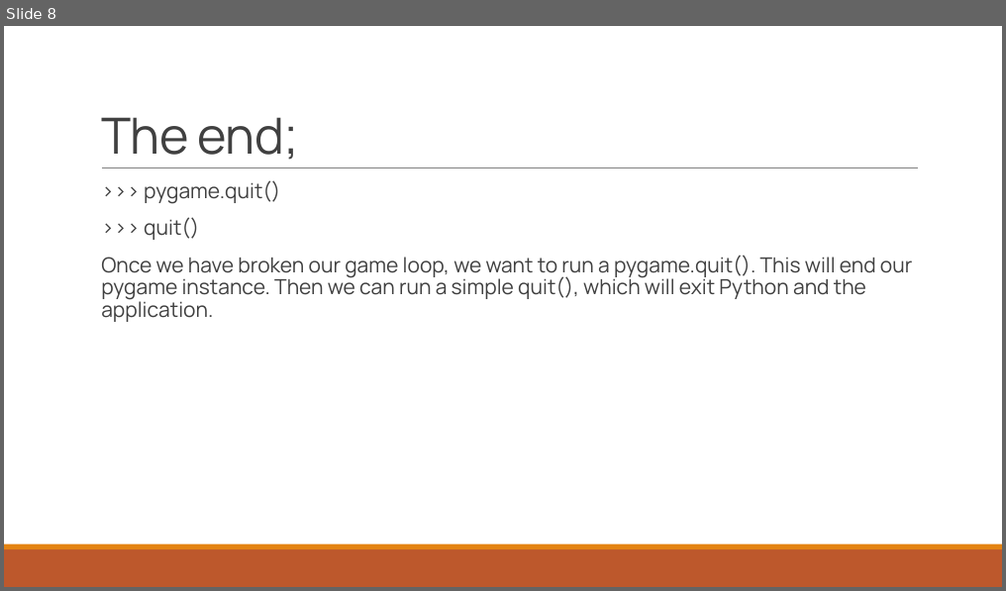
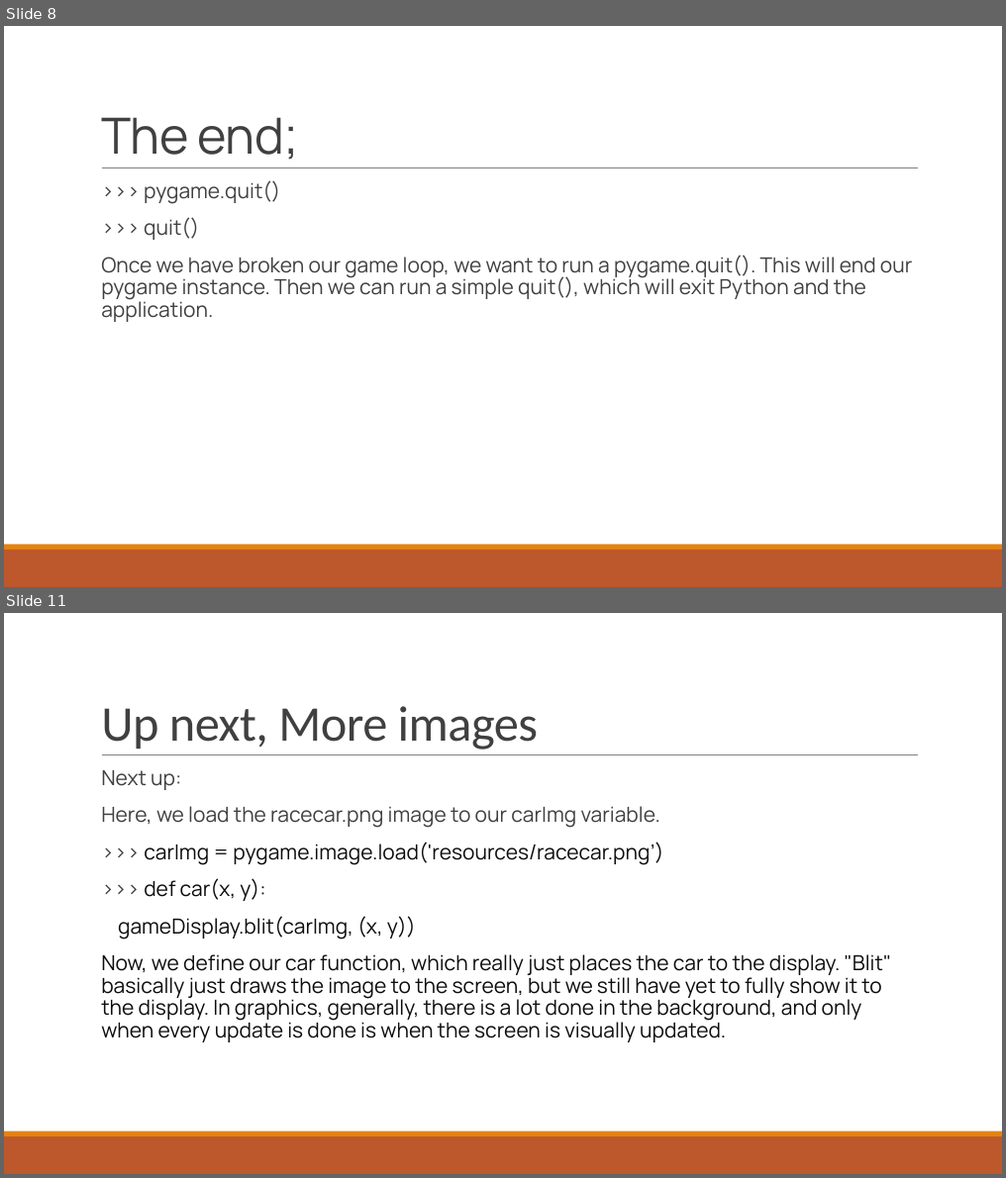
Before and after one commit to Digikids/PYGAMES-SERIES, a slide deck: Notes.pptx. Shown one above the other, each under a label of ours: slide 8 before the commit, slides 8 and 11 after it; the slides between them are not shown. The pictures are 1006x591 and 1006x1178 pixels, drawn with LibreOffice and Linux fonts; fonts in the diff are those of the drawing. Boxes give left, top, right and bottom in pixels: in the first picture for what was removed or moved away, otherwise in the second. Text is boxed around its words. In the diff, an @@ line names an element or a change of style, - is before the commit and + after.

```diff
--- a/Notes.pptx
+++ b/Notes.pptx
@@ slide 11 added at box(4, 613, 1002, 1174), background #FFFFFF; not listed: 3 template elements that a slide beside it also shows @@
@@ title added at box(101, 706, 538, 750), 48 pt, text #404040 @@
+Up next, More images
@@ text added at box(101, 770, 892, 1043), 20 pt, text #0D0D0D @@
+  Next up:
+  Here, we load the racecar.png image to our carImg variable.
+  >>> carImg = pygame.image.load('resources/racecar.png’)
+  >>> def car(x, y):
+  gameDisplay.blit(carImg, (x, y))
+  Now, we define our car function, which really just places the car to the display. "Blit" basically just draws the image to the screen, but we still have yet to fully show it to the display. In graphics, generally, there is a lot done in the background, and only when every update is done is when the screen is visually updated.
```
Also in this commit, not shown: 3 other slides added, 2 other files.
